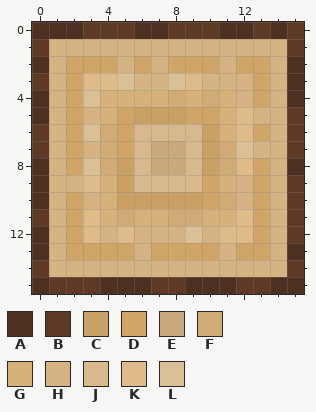
Two states of a pixel-art sprite, default_tree_top.png. Above: the version before the commit.
The file is 16x16 pixels. Colours within 5 levels of each other are drawn and written as one.
Palette (. is transparent): A #4e3020  B #5e3a26  C #c9a065  D #d0a568  E #c9a97c  F #d0ab76  G #d7b17a  H #d5b382  J #d8b98d  K #debb89  L #dbbf96
After:
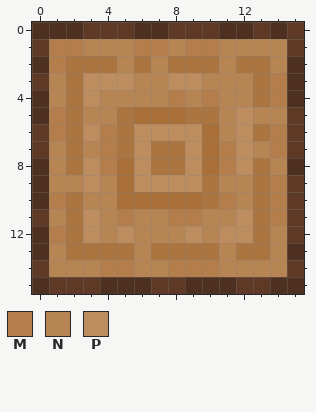
Colours new in this view: M #b37e4b  N #b78453  P #bd8d5f
Change:
colour C: #c9a065 -> #a86f38
colour D: #d0a568 -> #ab7541
y 1: x 1..14 HHHHHHHHHHHHHH -> MMNNNMMNMMNNNN
y 2: x 1 H -> M; x 5 H -> N; x 7 H -> N; x 11 H -> N; x 14 H -> N
y 3: x 1 H -> N; x 3..12 KKLHHLKHHH -> PPPNNPPNNN; x 14 H -> M
y 4: x 1 H -> N; x 3..12 LGGGGFGFGH -> PNNNNMNMNN; x 14 H -> M
y 5: x 1 H -> M; x 3..4 HG -> NN; x 11..14 GKHH -> NPNN
y 6: x 1 H -> M; x 3..4 LF -> PM; x 6..9 JJJJ -> PPPP; x 11..12 GK -> NP; x 14 H -> M
y 7: x 1 H -> N; x 3..4 HF -> NM; x 6..9 JEEJ -> PDDP; x 11..14 FLHH -> MPNM
y 8: x 1 H -> N; x 3..4 LF -> PM; x 6..9 JEEJ -> PDDP; x 11..12 FK -> MP; x 14 H -> N
y 9: x 1..4 HHKG -> NNPN; x 6..9 JJJJ -> PPPP; x 11..12 GH -> NN; x 14 H -> M
y 10: x 1 H -> M; x 3..4 HG -> NN; x 11..12 FH -> MN; x 14 H -> M
y 11: x 1 H -> N; x 3..12 KGFGGFFGGK -> PNMNNMMNNP; x 14 H -> M
y 12: x 1 H -> M; x 3..12 KHKHHHLHKK -> PNPNNNPNPP; x 14 H -> N
y 13: x 1 H -> N; x 6 H -> N; x 11 H -> N; x 14 H -> N
y 14: x 1..14 HHHHHHHHHHHHHH -> NNNMMNNMMMNNNN
